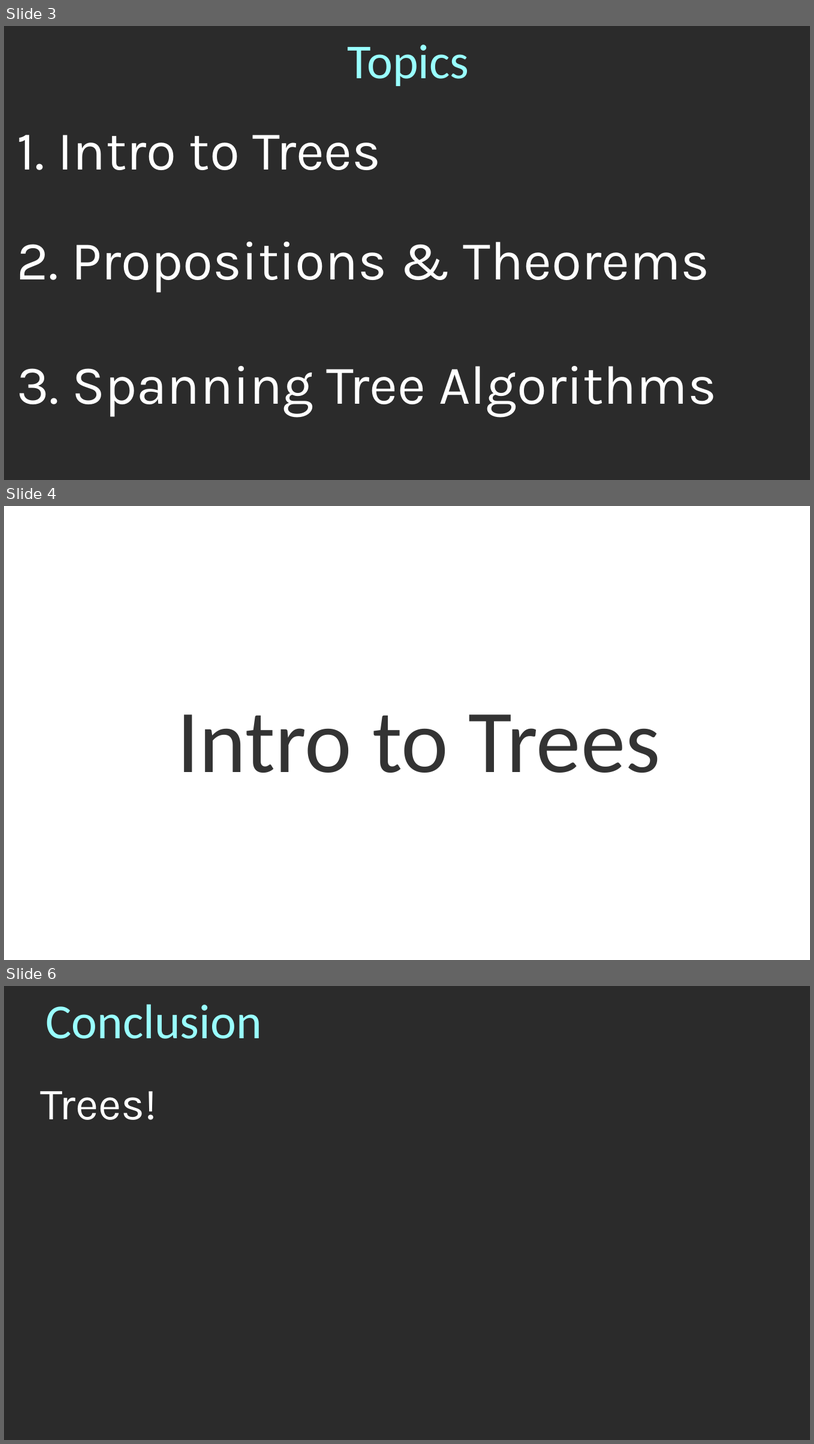
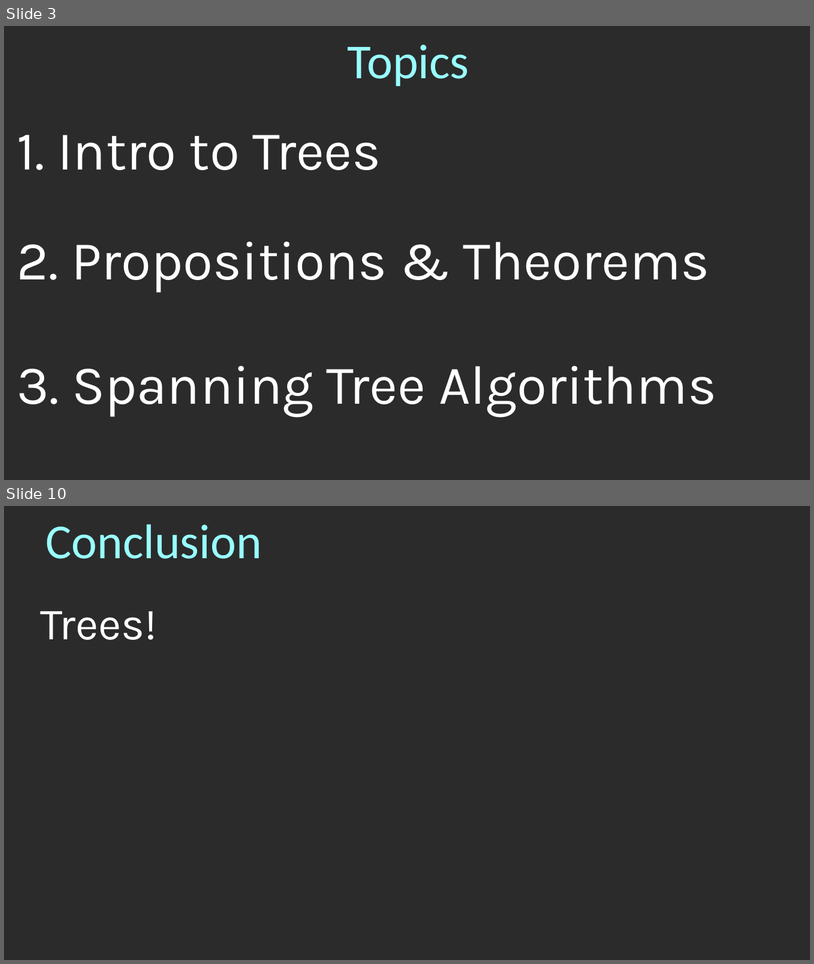
Before and after one commit to nguyenchithien/CS211-Discrete-Structures-II, a slide deck: Lectures/Lecture 7.4.odp. Shown one above the other, each under a label of ours: slides 3, 4 and 6 before the commit, slides 3 and 10 after it; the slides between them are not shown. The pictures are 814x1444 and 814x964 pixels, drawn with LibreOffice and Linux fonts; fonts in the diff are those of the drawing; background and template pictures are left out; a plain dark background stands for a picture behind light text. Boxes give left, top, right and bottom in pixels: in the first picture for what was removed or moved away, otherwise in the second. Text is boxed around its words. In the diff, an @@ line names an element or a change of style, - is before the commit and + after.

```diff
--- a/Lectures/Lecture 7.4.odp
+++ b/Lectures/Lecture 7.4.odp
@@ slide 4 removed at [4, 506, 810, 960], background picture (left out) @@
@@ title removed at [177, 714, 661, 772] @@
-Intro to Trees
@@ what was slide 6 is now slide 10 @@
```
Also in this commit, not shown: 1 slide changed, 6 slides added, 1 other slide removed.
